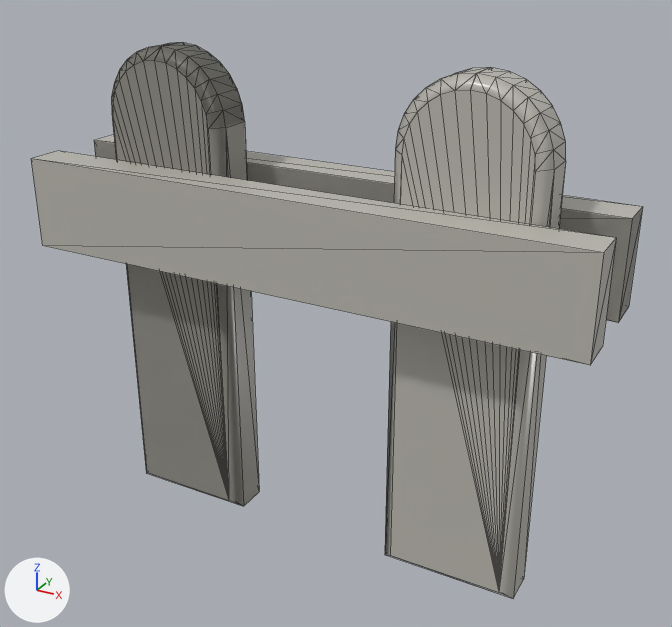
The glTF model asset/item/fence/model_2.gltf as it was, and as the next commit left it.
Rendered twice from a camera (50 mm lens) standing at (0.735, -1.263, 1.061) and looking at (-0.038, 0.142, 0.359). Arrows for +X, +Y and +Z are at lower left; the lights stay in place. Mesh edges are drawn as thin lines. Vertices at the same position are counted once.

Script lines for the objects in view, before the commit:
```python
me_mesh_0 = bpy.data.meshes.new('Mesh_0')
me_mesh_0.from_pydata(...)  # a box spanning x -50.0..50.0, y -3.4..3.4, z -8.0..8.0
me_mesh_0.materials.append(mat_material_0)  # grey #bdbbb2
me_mesh_1 = bpy.data.meshes.new('Mesh_1')
me_mesh_1.from_pydata(...)  # 70 vertices, 136 faces; spans x -12.0..12.0, y -9.5..0.0, z -42.8..42.8
me_mesh_1.materials.append(mat_material_0)  # grey #bdbbb2
ob_cube_4 = bpy.data.objects.new('Cube 4', me_mesh_0)
ob_cube_4.parent = ob_container
ob_cube_4.location = (-0.704, 7.996, 57.35)
ob_mesh_0 = bpy.data.objects.new('Mesh_0', me_mesh_0)
ob_mesh_0.parent = ob_node_8
ob_mesh_0.location = (0.0, 0.0, 0.0)
ob_mesh_0_001 = bpy.data.objects.new('Mesh_0.001', me_mesh_0)
ob_mesh_0_001.parent = ob_node_8
ob_mesh_0_001.location = (0.0, -16.0, 0.0)
ob_mesh_1 = bpy.data.objects.new('Mesh_1', me_mesh_1)
ob_mesh_1.parent = ob_node_5
ob_mesh_1.location = (0.0, 0.0, 0.0)
ob_mesh_1_001 = bpy.data.objects.new('Mesh_1.001', me_mesh_1)
ob_mesh_1_001.parent = ob_node_5
ob_mesh_1_001.location = (54.4, 0.0, 0.0)
ob_rectangle_2 = bpy.data.objects.new('Rectangle 2', me_mesh_1)
ob_rectangle_2.parent = ob_container
ob_rectangle_2.location = (-26.83, 4.643, 42.18)
```
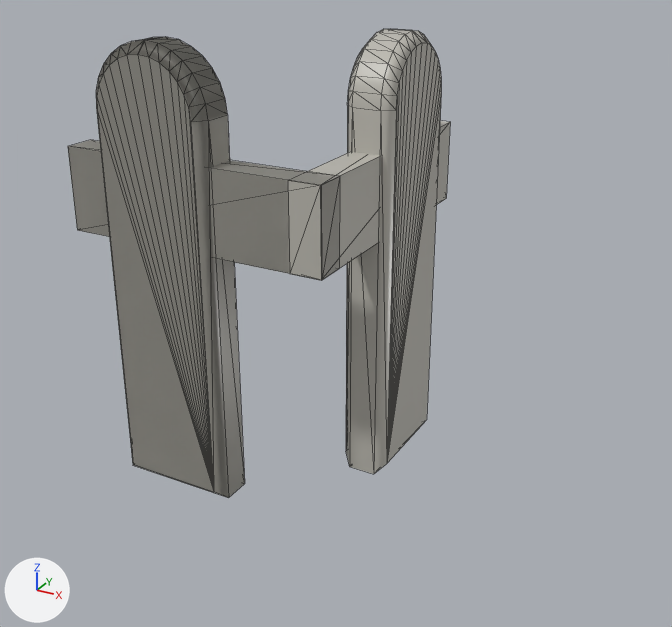
What differs and where, as boxes [x1, y1, x2, y2] in the pictures (672 x 627 px; the box of a moved part takes in the faces that stretch with it):
'Mesh_0.001', mesh rescaled, moved (53% narrower, 34% shorter): before [31, 151, 616, 365]; after [68, 140, 340, 280]
'Mesh_1.001', moved (not visible afterwards): before [385, 68, 566, 598]
'Mesh_1', moved: before [111, 43, 259, 506]; after [96, 37, 245, 498]
'Mesh_1.002', added: after [346, 29, 441, 474]
'Rectangle 2', moved: before [113, 45, 259, 503]; after [97, 55, 245, 496]
'Mesh_0.002', added: after [288, 121, 450, 280]
'Mesh_0', mesh rescaled, moved (not visible afterwards): before [94, 135, 642, 323]
'Cube', added: after [68, 140, 340, 279]
'Cube 4', deleted: before [94, 135, 642, 322]
part 1 of me_mesh_0, moved or reshaped: before [31, 135, 642, 365]; after [68, 121, 450, 280]

The edits, one by one:
me_mesh_0 has 8 vertices, 12 faces and spans x -50.0..50.0, y -3.4..3.4, z -8.0..8.0.
me_mesh_0 is used by ob_mesh_0; parent ob_node_8; location (0.0, 0.0, 0.0).
me_mesh_0 part 1: the whole mesh is scaled about its middle by (0.53, 0.896, 0.996).
Object 'Cube 4' (ob_cube_4) is deleted.
In object 'Rectangle 2' (ob_rectangle_2), parent goes from ob_container to ob_group.
Object 'Rectangle 2' (ob_rectangle_2) moves from (-26.83, 4.643, 42.18) to (-1.773, 4.76, 0.0).
In object 'Mesh_1' (ob_mesh_1), parent goes from ob_node_5 to ob_node_6.
In object 'Mesh_1.001' (ob_mesh_1_001), parent goes from ob_node_5 to ob_node_10.
Object 'Mesh_1.001' (ob_mesh_1_001) moves from (54.4, 0.0, 0.0) to (-1.773, 4.76, 0.0).
In object 'Mesh_0' (ob_mesh_0), parent goes from ob_node_8 to ob_node_4.
In object 'Mesh_0.001' (ob_mesh_0_001), parent goes from ob_node_8 to ob_node_10.
Object 'Mesh_0.001' (ob_mesh_0_001) moves from (0.0, -16.0, 0.0) to (5.088, -0.0159, 15.0).
Object 'Node_10' (ob_node_10) is new.
Its parent is ob_node_14.
Its location is (0.0, 0.0, 0.0).
Object 'Node_14' (ob_node_14) is new.
Its parent is ob_fence1__2.
Its location is (-28.57, 0.0, 42.9).
Object 'fence1  2' (ob_fence1__2) is new.
Its parent is ob_container.
Its location is (0.0, 0.0, 0.0).
Object 'Node_6' (ob_node_6) is new.
Its parent is ob_group.
Its location is (-1.773, 4.76, 0.0).
Object 'Group' (ob_group) is new.
Its parent is ob_fence1__2.
Its location is (-28.57, 0.0, 42.9).
Object 'Node_4' (ob_node_4) is new.
Its parent is ob_group.
Its location is (5.088, -0.0159, 15.0).
Object 'Mesh_1.002' (ob_mesh_1_002) is new; it shows me_mesh_1.
Its parent is ob_node_13.
Its location is (-1.773, 4.76, 0.0).
Object 'Node_13' (ob_node_13) is new.
Its parent is ob_node_14.
Its location is (28.5, 28.5, 0.0).
Its rotation in degrees is (0, 0, -90).
Object 'Mesh_0.002' (ob_mesh_0_002) is new; it shows me_mesh_0.
Its parent is ob_node_13.
Its location is (5.088, -0.0159, 15.0).
Object 'Cube' (ob_cube) is new; it shows me_mesh_0.
Its parent is ob_group.
Its location is (5.088, -0.0159, 15.0).
